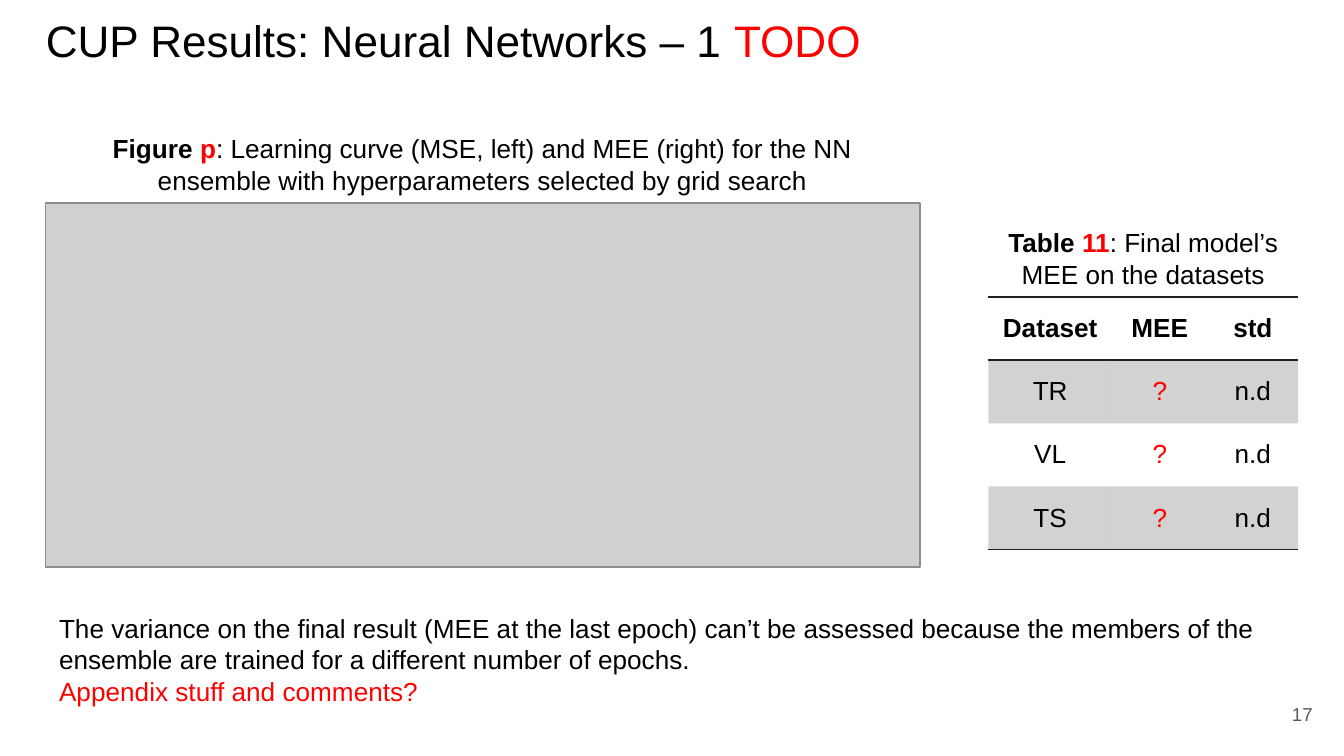
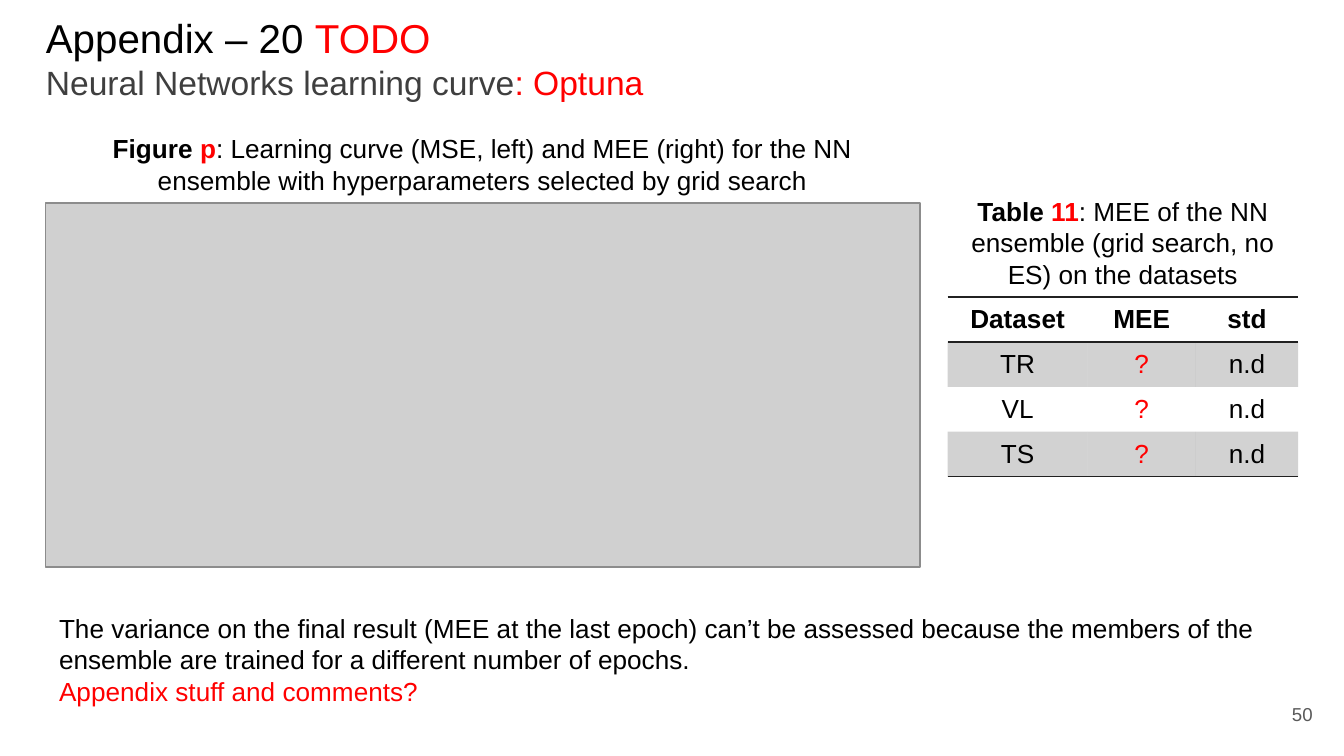
Before and after one commit to paolo-junior-mollica/machine-learning-project, a slide deck: slide 50 of relazione/Canduci_Marino_Mollica.pptx (slide 17 before the commit). Drawn at 1344x756 pixels with LibreOffice and Linux fonts; fonts in the diff are those of the drawing; grey boxes stand for pictures. Boxes give left, top, right and bottom in pixels: in the first picture for what was removed or moved away, otherwise in the second. Text is boxed around its words. In the diff, an @@ line names an element or a change of style, - is before the commit and + after.

Commit message:
Update report: discussion on SVM's heatmap. Moved things around

```diff
--- a/relazione/Canduci_Marino_Mollica.pptx
+++ b/relazione/Canduci_Marino_Mollica.pptx
@@ title at [46,23,643,101]: text changed; size 23.7 to 18 pt; text colour #000000 to #3F3F3F @@
-CUP Results: Neural Networks – 1 TODO
+Appendix – 20 TODO
+Neural Networks learning curve: Optuna
@@ text at [971,202,1274,289]: text changed @@
-Table 11: Final model’s MEE on the datasets
+Table 11: MEE of the NN ensemble (grid search, no ES) on the datasets
@@ table: place and size @@
-table at [988,297,1297,550]
+table at [948,297,1298,476]
@@ page number at [1292,708,1313,721]: text changed @@
-17
+50
```
Also in this commit, not shown: 11 other slides changed, 5 slides added.
